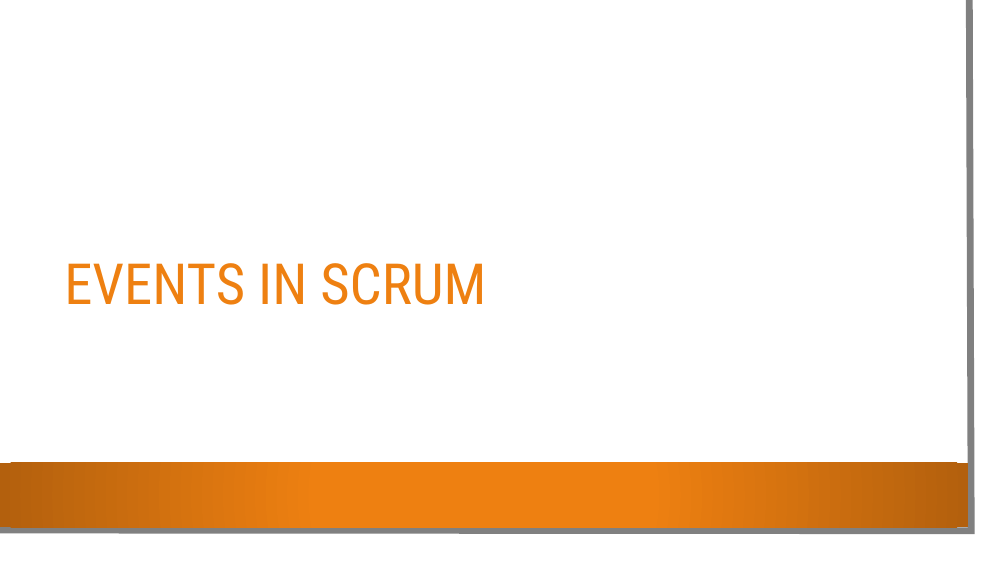
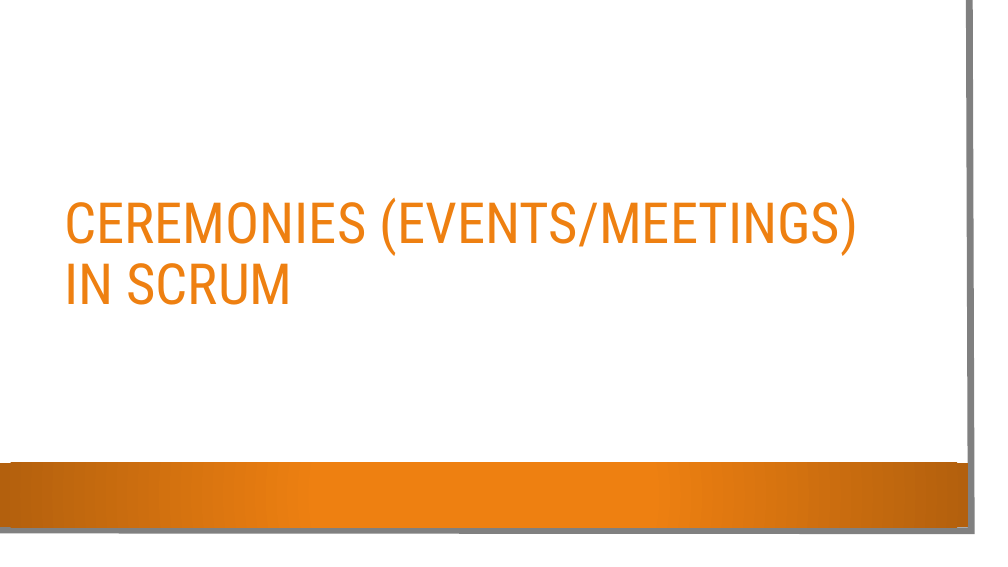
Before and after one commit to mschray/IPro497Sample, a slide deck: slide 13 of Course Content/What is Scrum.pptx. Drawn at 1008x567 pixels with LibreOffice and Linux fonts; fonts in the diff are those of the drawing; background and template pictures are left out. Boxes give left, top, right and bottom in pixels: in the first picture for what was removed or moved away, otherwise in the second. Text is boxed around its words. In the diff, an @@ line names an element or a change of style, - is before the commit and + after.

Commit message:
Add files via upload
Lecture upgrades for scrum, Kanban, backlog and stories.

```diff
--- a/Course Content/What is Scrum.pptx
+++ b/Course Content/What is Scrum.pptx
@@ title at <box>64,197,858,305</box>: text changed @@
-EVENTS IN SCRUM
+CEREMONIES (EVENTS/MEETINGS) IN SCRUM
```
Also in this commit, not shown: 3 other files.
